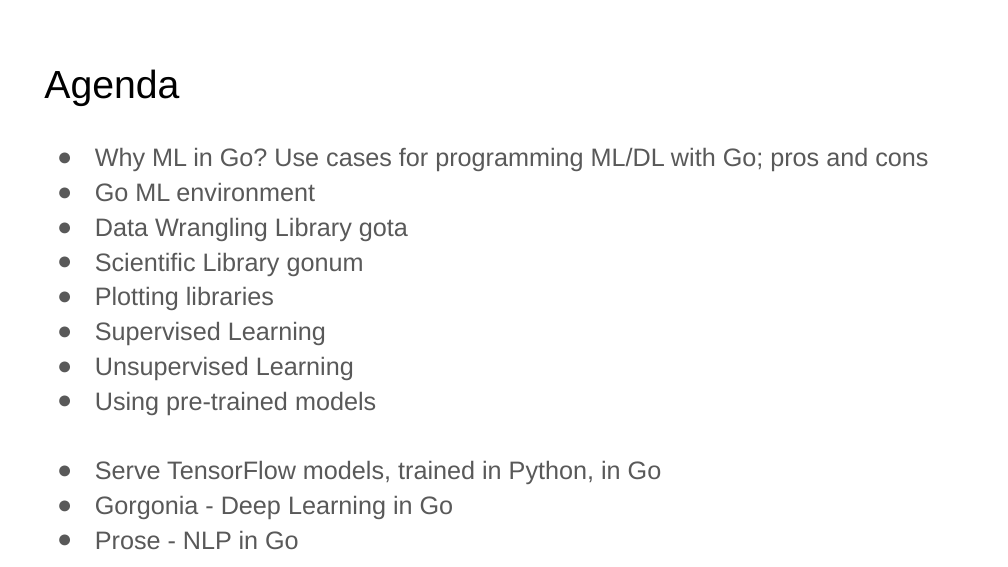
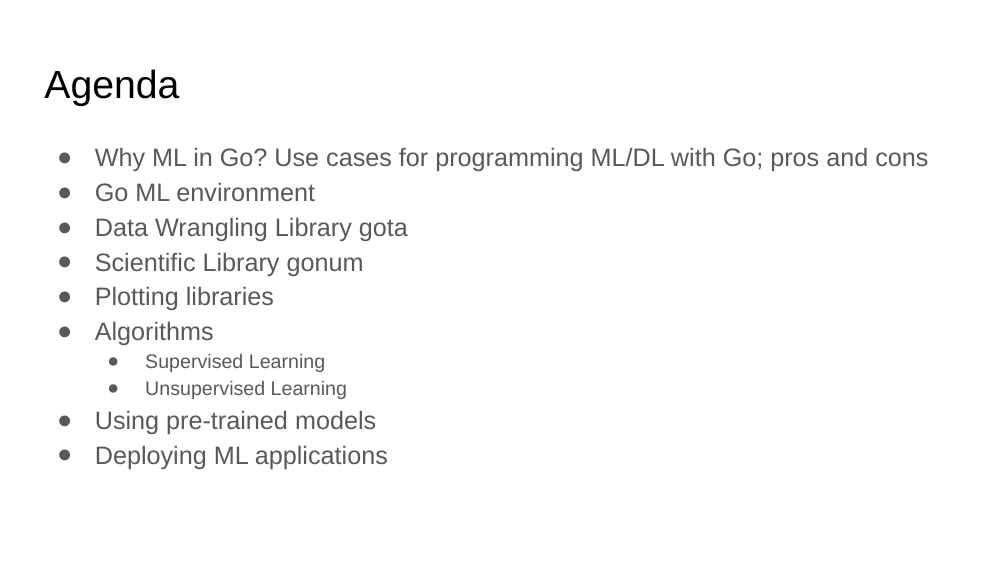
Before and after one commit to ephraimberkovitch/golang_ml, a slide deck: slide 2 of Go ML Meetup.pptx. Drawn at 1008x567 pixels with LibreOffice and Linux fonts; fonts in the diff are those of the drawing. Boxes give left, top, right and bottom in pixels: in the first picture for what was removed or moved away, otherwise in the second. Text is boxed around its words. In the diff, an @@ line names an element or a change of style, - is before the commit and + after.

```diff
--- a/Go ML Meetup.pptx
+++ b/Go ML Meetup.pptx
@@ text at bbox=[95, 321, 214, 345]: paragraph added @@
+● Algorithms
@@ text at bbox=[145, 354, 347, 399]: size 18 to 14 pt in "Supervised Learning", "Unsupervised Learning"; list level 1 to 2 in "Supervised Learning"; list level 1 to 2 in "Unsupervised Learning" @@
@@ text at bbox=[95, 445, 388, 469]: text changed @@
-● Serve TensorFlow models, trained in Python, in Go
-● Gorgonia - Deep Learning in Go
-● Prose - NLP in Go
+● Deploying ML applications
```
Also in this commit, not shown: 1 other slide changed, 12 slides added.
